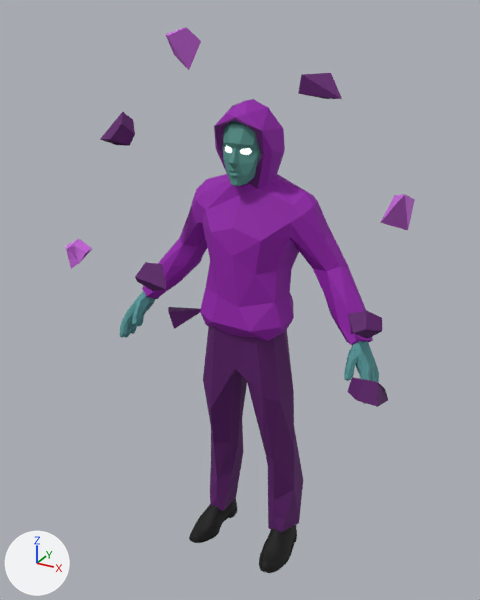
An edit to the FBX model Endless Runner/Assets/3D/TU_Obstacle_Fraud.fbx, drawn before and after from the same camera.
One viewpoint serves both versions: a camera (50 mm lens) standing at (1.069, -2.027, 2.121) and looking at (-0.034, -0.022, 1.118). Lighting does not change. The marker at lower left points along +X, +Y and +Z. The older version comes first. Where no turn or scale is listed for an object, it has been applied to the vertices.

The first picture shows 'Obstacle_Fraud', 'Obstacle_Fraud_Fragments'.
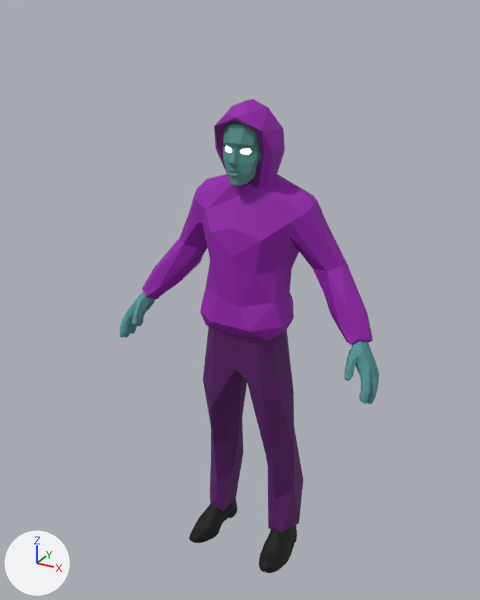
Changed parts and their boxes (x1, y1, x2, y2) in the pictures (480 x 600 px):
'Obstacle_Fraud_Fragments', deleted: before (65, 27, 415, 407)

The change, as a list of edits to the scene's bpy script:
```text
Remove ob_obstacle_fraud_fragments:
    ob_obstacle_fraud_fragments = bpy.data.objects.new('Obstacle_Fraud_Fragments', me_cube_026)
    ob_obstacle_fraud_fragments.location = (0.0, 0.0, 0.0)
```
